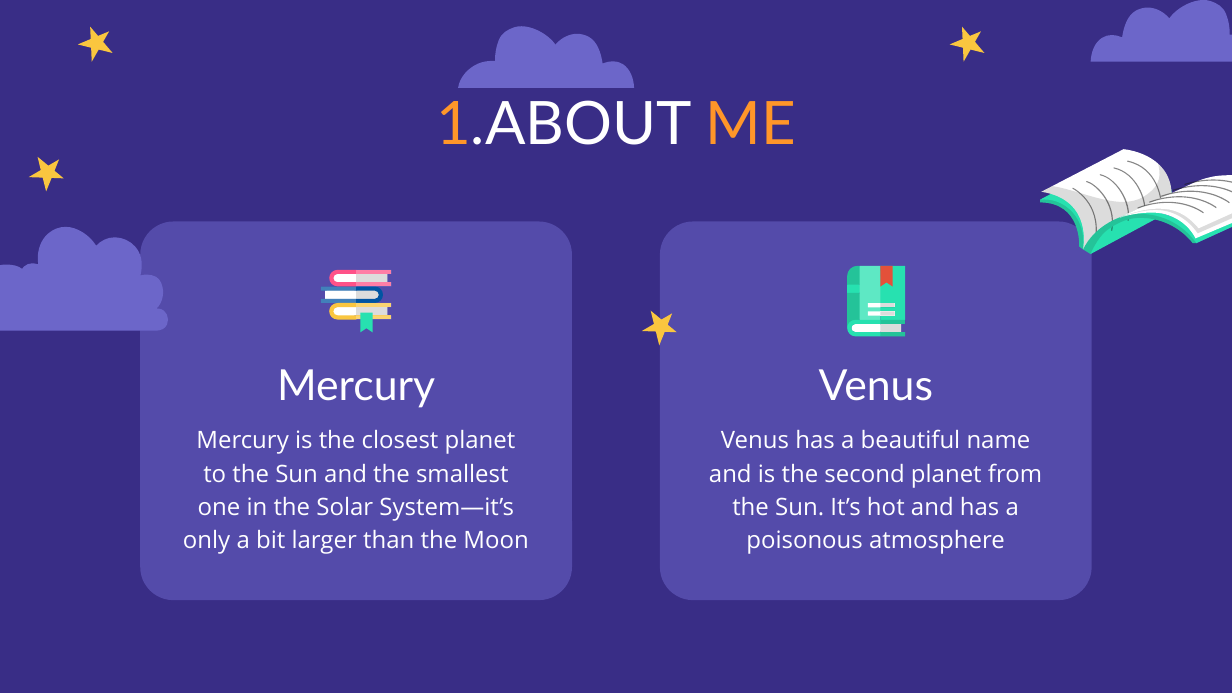
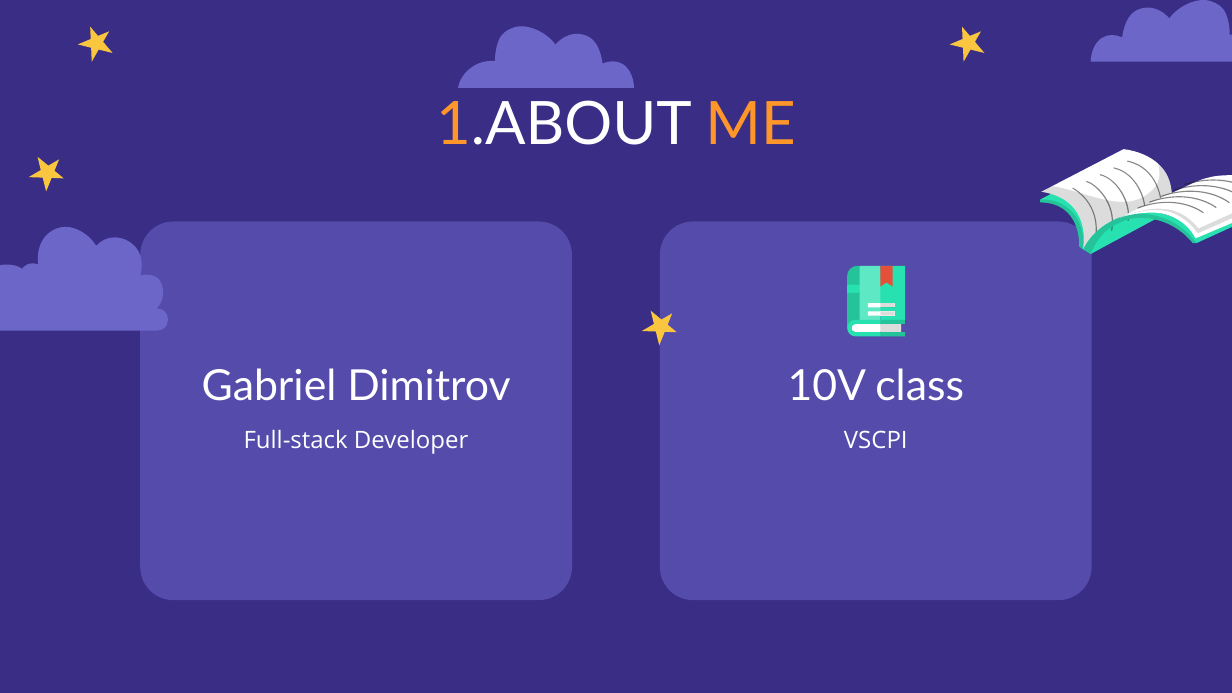
Before and after one commit to dryanakiev/2324-pp-10-grade-assignment-template, a slide deck: slide 4 of Presentation/Libo.pptx. Drawn at 1232x693 pixels with LibreOffice and Linux fonts; fonts in the diff are those of the drawing. Boxes give left, top, right and bottom in pixels: in the first picture for what was removed or moved away, otherwise in the second. Text is boxed around its words. In the diff, an @@ line names an element or a change of style, - is before the commit and + after.

Commit message:
Update presentation

```diff
--- a/Presentation/Libo.pptx
+++ b/Presentation/Libo.pptx
@@ group removed at [320,270,392,333]: 25 freeform shapes @@
@@ subtitle at [202,368,510,401]: text changed @@
-Mercury
+Gabriel Dimitrov
@@ subtitle at [788,368,964,401]: text changed @@
-Venus
+10V class
@@ subtitle at [244,430,468,454]: text changed @@
-Mercury is the closest planet to the Sun and the smallest one in the Solar System—it’s only a bit larger than the Moon
+Full-stack Developer
@@ subtitle at [844,430,908,448]: text changed @@
-Venus has a beautiful name and is the second planet from the Sun. It’s hot and has a poisonous atmosphere
+VSCPI
```
Also in this commit, not shown: 1 other slide changed.
